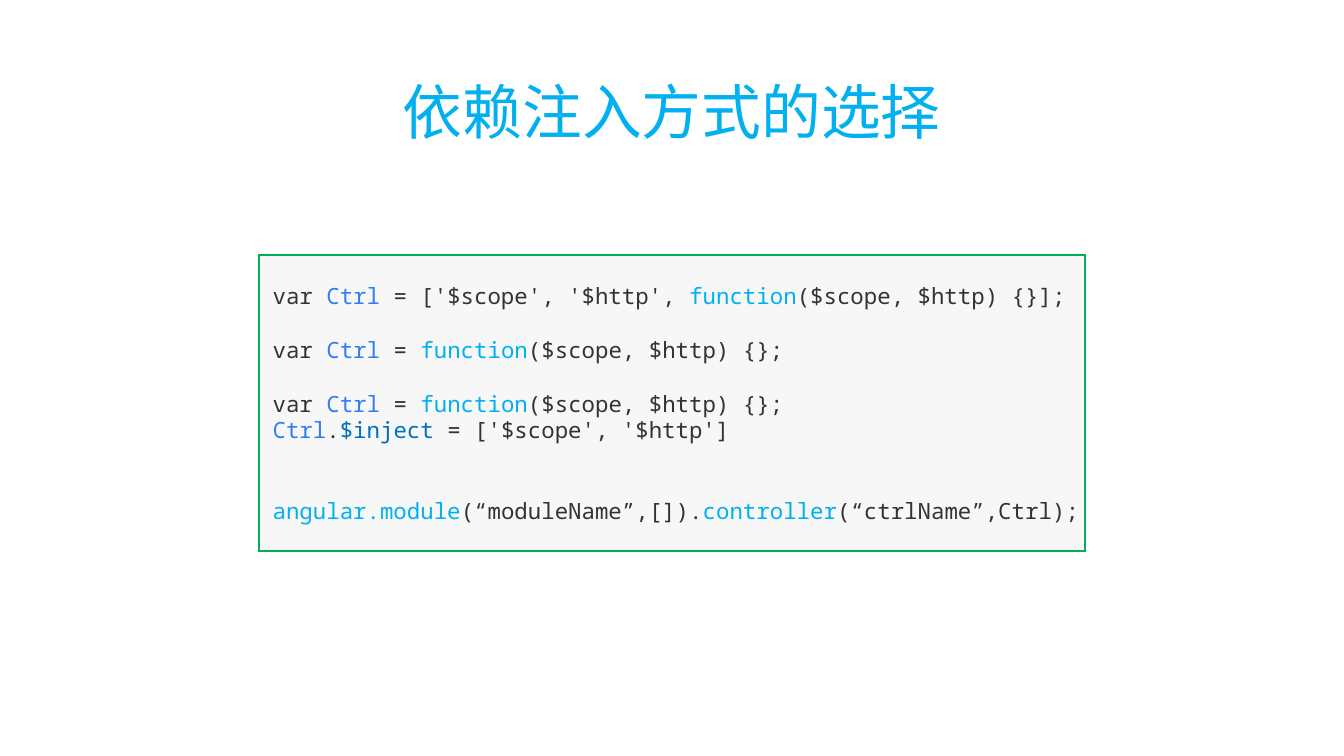
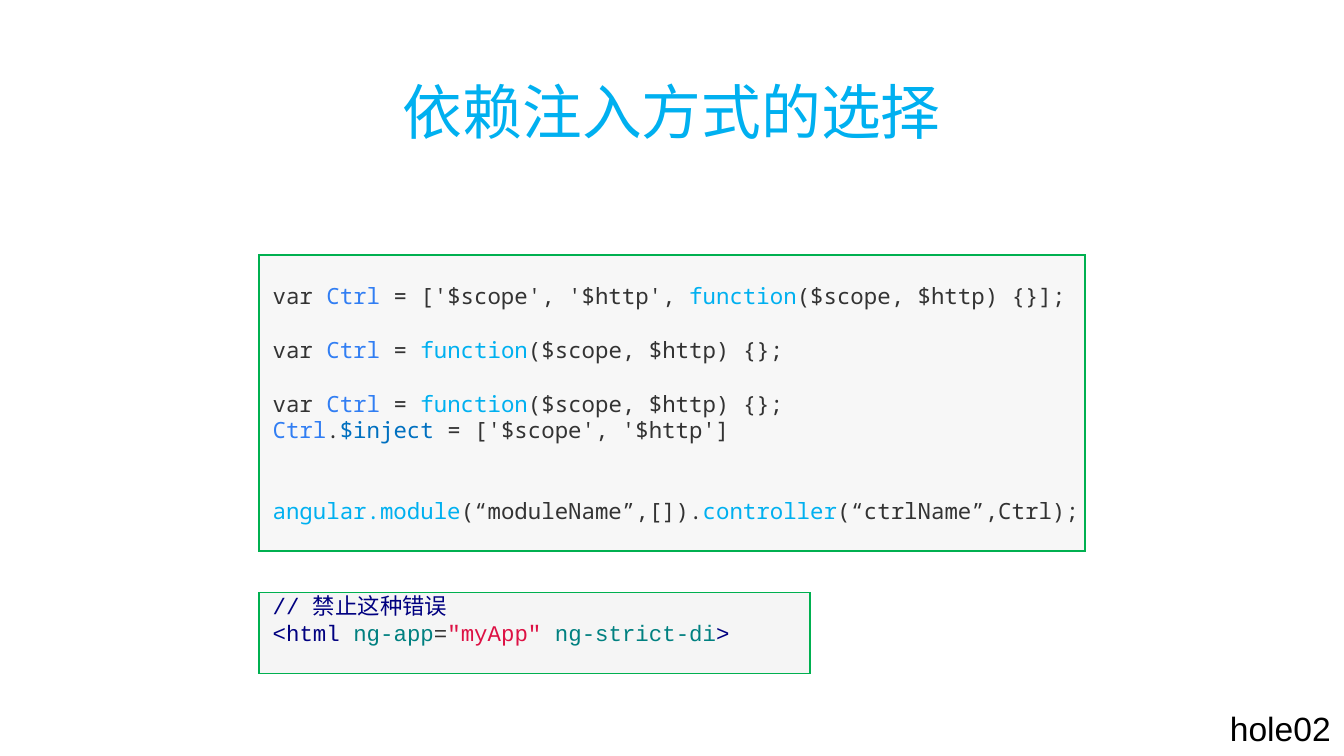
Before and after one commit to AlanZhang001/angularjs, a slide deck: slide 16 of angular-share/angular分享.ppt (slide 15 before the commit). Drawn at 1344x756 pixels with LibreOffice and Linux fonts; fonts in the diff are those of the drawing. Boxes give left, top, right and bottom in pixels: in the first picture for what was removed or moved away, otherwise in the second. Text is boxed around its words. In the diff, an @@ line names an element or a change of style, - is before the commit and + after.

```diff
--- a/angular-share/angular分享.ppt
+++ b/angular-share/angular分享.ppt
@@ rectangle added at box(259, 593, 810, 673), fill #F5F5F5, outline #00B050 0.99 pt, 12 pt, text #008080 @@
+// 禁止这种错误
+<html ng-app="myApp" ng-strict-di>
@@ text added at box(1230, 716, 1331, 742), 18 pt, text #000000 @@
+hole02
```
Also in this commit, not shown: 9 other slides changed, 1 slide added, 7 other files.
